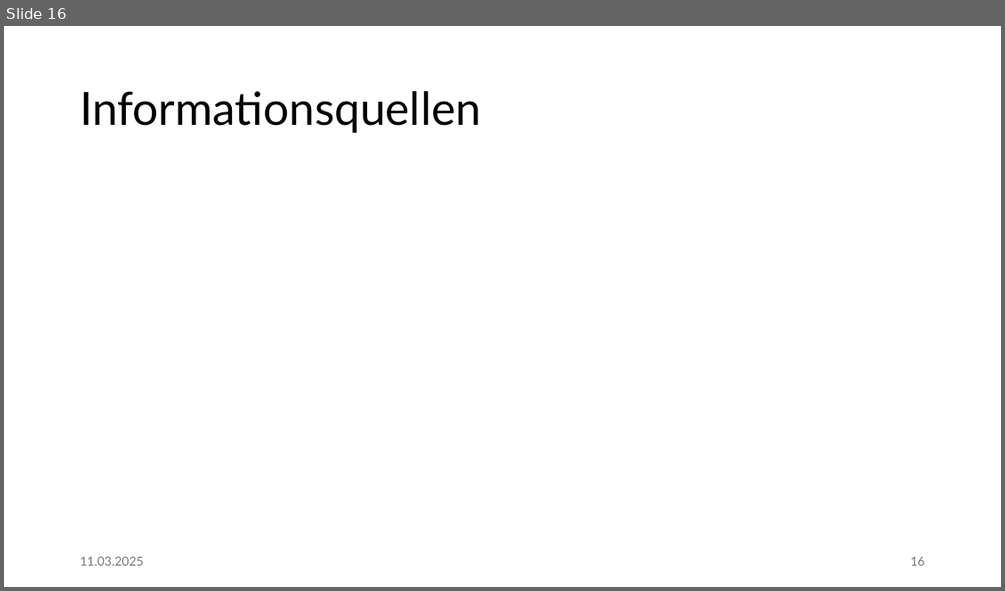
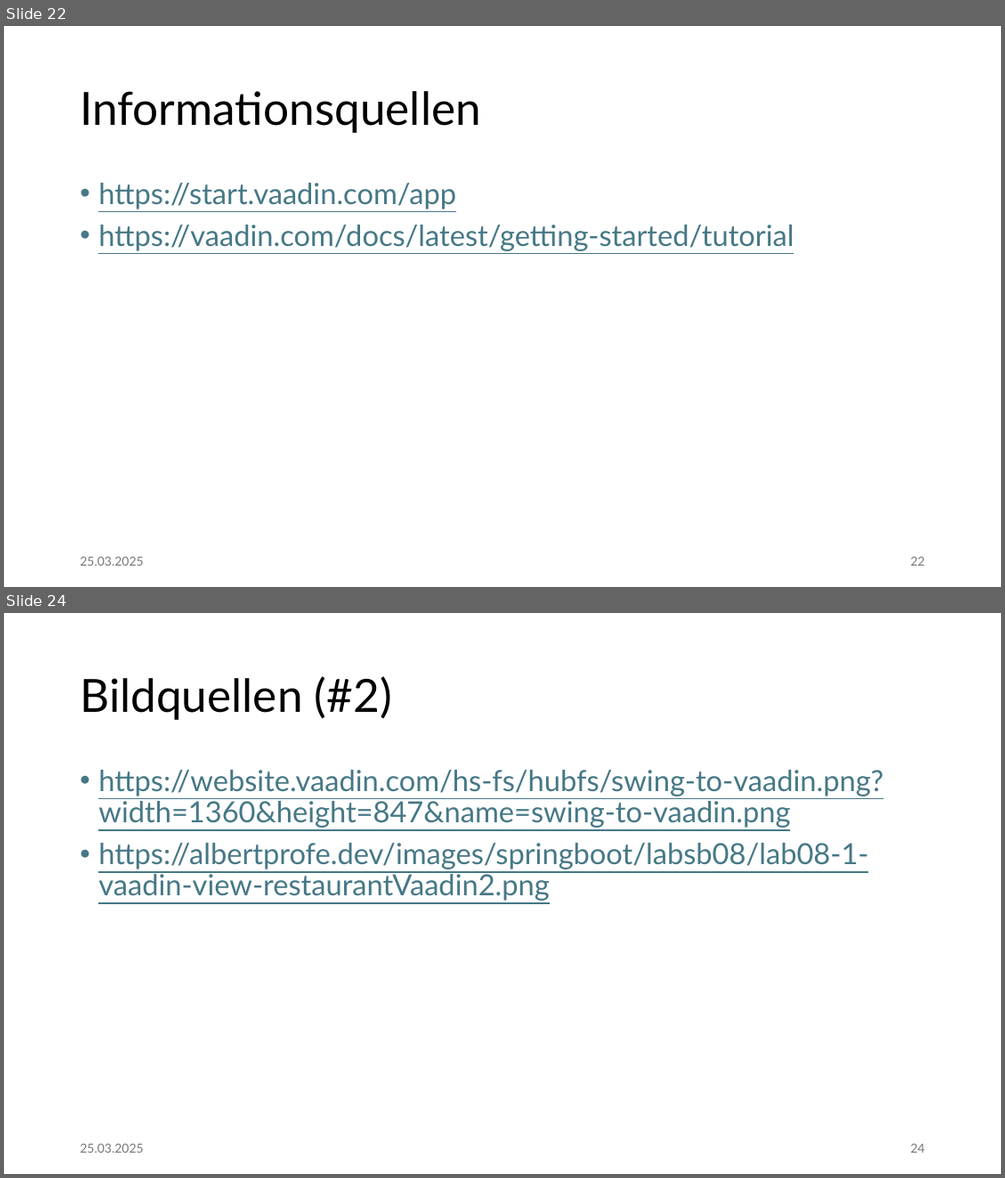
Before and after one commit to jonasaberger/DBI_JavaVaadin, a slide deck: 00_Docs/Projektpraesentation.pptx. Shown one above the other, each under a label of ours: slide 16 before the commit, slides 22 and 24 after it; the slides between them are not shown. The pictures are 1005x591 and 1005x1178 pixels, drawn with LibreOffice and Linux fonts; fonts in the diff are those of the drawing. Boxes give left, top, right and bottom in pixels: in the first picture for what was removed or moved away, otherwise in the second. Text is boxed around its words. In the diff, an @@ line names an element or a change of style, - is before the commit and + after.

```diff
--- a/00_Docs/Projektpraesentation.pptx
+++ b/00_Docs/Projektpraesentation.pptx
@@ slide 24 added at [4, 613, 1001, 1174], background #FFFFFF @@
@@ title added at [80, 676, 392, 720], 44 pt, text #000000 @@
+Bildquellen (#2)
@@ text added at [98, 770, 883, 900], 28 pt, text #467886, underline @@
+• https://website.vaadin.com/hs-fs/hubfs/swing-to-vaadin.png?width=1360&height=847&name=swing-to-vaadin.png
+• https://albertprofe.dev/images/springboot/labsb08/lab08-1-vaadin-view-restaurantVaadin2.png
@@ text added at [80, 1143, 143, 1152], 12 pt, text #797979 @@
+25.03.2025
@@ page number added at [910, 1143, 924, 1152], 12 pt, text #797979 @@
+24
@@ what was slide 16 is now slide 22 @@
@@ slide 22 changed as well @@
@@ text added at [98, 183, 793, 251], 28 pt, text #467886, underline @@
+• https://start.vaadin.com/app
+• https://vaadin.com/docs/latest/getting-started/tutorial
@@ text at [80, 556, 143, 565]: text changed @@
-11.03.2025
+25.03.2025
@@ page number at [910, 556, 924, 565]: text changed @@
-16
+22
```
Also in this commit, not shown: 16 other slides changed, 6 other slides added.
